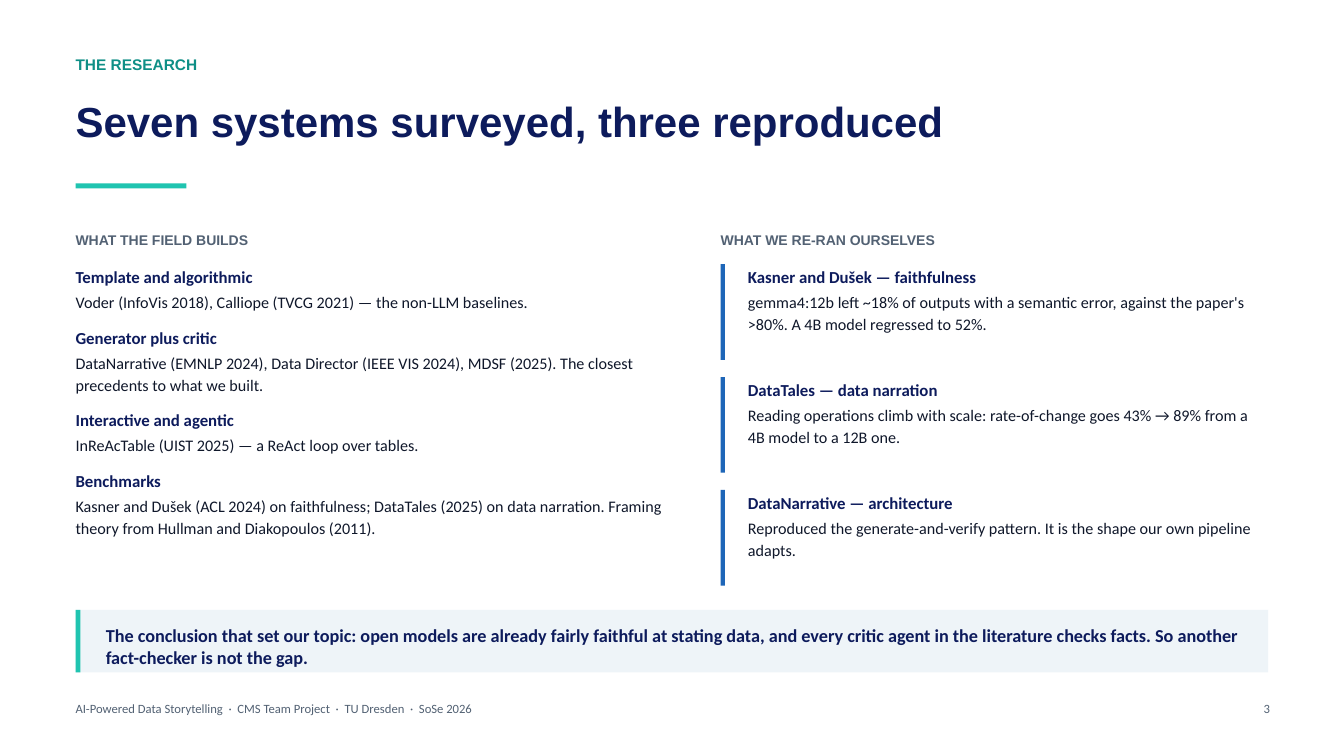
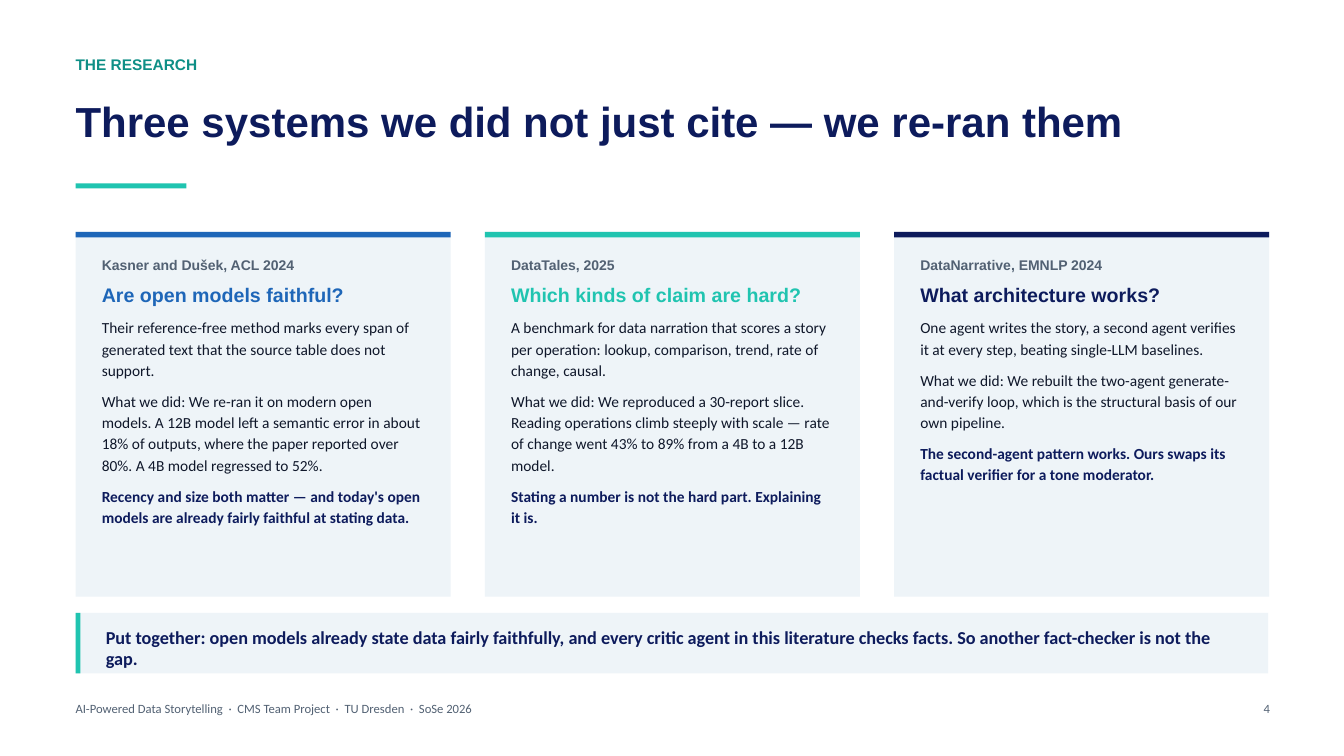
Before and after one commit to memoelsamadony/ai-powered-data-storytelling, a slide deck: slide 4 of presentation/AI-Storytelling-Final-Talk.pptx (slide 3 before the commit). Drawn at 1344x756 pixels with LibreOffice and Linux fonts; fonts in the diff are those of the drawing. Boxes give left, top, right and bottom in pixels: in the first picture for what was removed or moved away, otherwise in the second. Text is boxed around its words. In the diff, an @@ line names an element or a change of style, - is before the commit and + after.

```diff
--- a/presentation/AI-Storytelling-Final-Talk.pptx
+++ b/presentation/AI-Storytelling-Final-Talk.pptx
@@ text at <box>76,106,1122,146</box>: text changed @@
-Seven systems surveyed, three reproduced
+Three systems we did not just cite — we re-ran them
@@ text removed at <box>76,235,248,245</box> @@
-WHAT THE FIELD BUILDS
@@ rectangle added at <box>76,232,451,597</box>, fill #EEF4F8 @@
@@ rectangle added at <box>76,232,451,238</box>, fill #1E66B8 @@
@@ rectangle: place and size @@
-rectangle at <box>721,264,725,360</box>
+rectangle at <box>485,232,860,597</box>
@@ rectangle at <box>485,232,860,597</box>: fill #1E66B8 to #EEF4F8 @@
@@ rectangle added at <box>485,232,860,238</box>, fill #20C4B0 @@
@@ rectangle added at <box>894,232,1269,597</box>, fill #EEF4F8 @@
@@ rectangle added at <box>894,232,1269,238</box>, fill #0D1B5C @@
@@ text at <box>102,259,421,526</box>: text changed; size 10 to 11 pt; font Arial to Calibri; text colour #526173 to #0F172A; bold off @@
-WHAT WE RE-RAN OURSELVES
+Kasner and Dušek, ACL 2024
+Are open models faithful?
+Their reference-free method marks every span of generated text that the source table does not support.
+What we did: We re-ran it on modern open models. A 12B model left a semantic error in about 18% of outputs, where the paper reported over 80%. A 4B model regressed to 52%.
+Recency and size both matter — and today's open models are already fairly faithful at stating data.
@@ text added at <box>511,260,829,523</box>, 11 pt, text #0F172A @@
+DataTales, 2025
+Which kinds of claim are hard?
+A benchmark for data narration that scores a story per operation: lookup, comparison, trend, rate of change, causal.
+What we did: We reproduced a 30-report slice. Reading operations climb steeply with scale — rate of change went 43% to 89% from a 4B to a 12B model.
+Stating a number is not the hard part. Explaining it is.
@@ text at <box>920,260,1237,480</box>: text changed; size 11.5 to 11 pt @@
-DataNarrative — architecture
-Reproduced the generate-and-verify pattern. It is the shape our own pipeline adapts.
+DataNarrative, EMNLP 2024
+What architecture works?
+One agent writes the story, a second agent verifies it at every step, beating single-LLM baselines.
+What we did: We rebuilt the two-agent generate-and-verify loop, which is the structural basis of our own pipeline.
+The second-agent pattern works. Ours swaps its factual verifier for a tone moderator.
@@ text removed at <box>76,271,661,537</box> @@
-Template and algorithmic
-Voder (InfoVis 2018), Calliope (TVCG 2021) — the non-LLM baselines.
-Generator plus critic
-DataNarrative (EMNLP 2024), Data Director (IEEE VIS 2024), MDSF (2025). The closest precedents to what we built.
-Interactive and agentic
-InReAcTable (UIST 2025) — a ReAct loop over tables.
-Benchmarks
-Kasner and Dušek (ACL 2024) on faithfulness; DataTales (2025) on data narration. Framing theory from Hullman and Diakopoulos (2011).
@@ text removed at <box>748,271,1244,333</box> @@
-Kasner and Dušek — faithfulness
-gemma4:12b left ~18% of outputs with a semantic error, against the paper's >80%. A 4B model regressed to 52%.
@@ rectangle removed at <box>721,377,725,473</box> @@
@@ text removed at <box>748,384,1248,443</box> @@
-DataTales — data narration
-Reading operations climb with scale: rate-of-change goes 43% → 89% from a 4B model to a 12B one.
@@ rectangle removed at <box>721,490,725,586</box> @@
@@ text at <box>106,631,1210,668</box>: text changed @@
-The conclusion that set our topic: open models are already fairly faithful at stating data, and every critic agent in the literature checks facts. So another fact-checker is not the gap.
+Put together: open models already state data fairly faithfully, and every critic agent in this literature checks facts. So another fact-checker is not the gap.
@@ text at <box>1264,705,1270,713</box>: text changed @@
-3
+4
```
Also in this commit, not shown: 7 other slides changed, 3 slides added, 7 other files.
